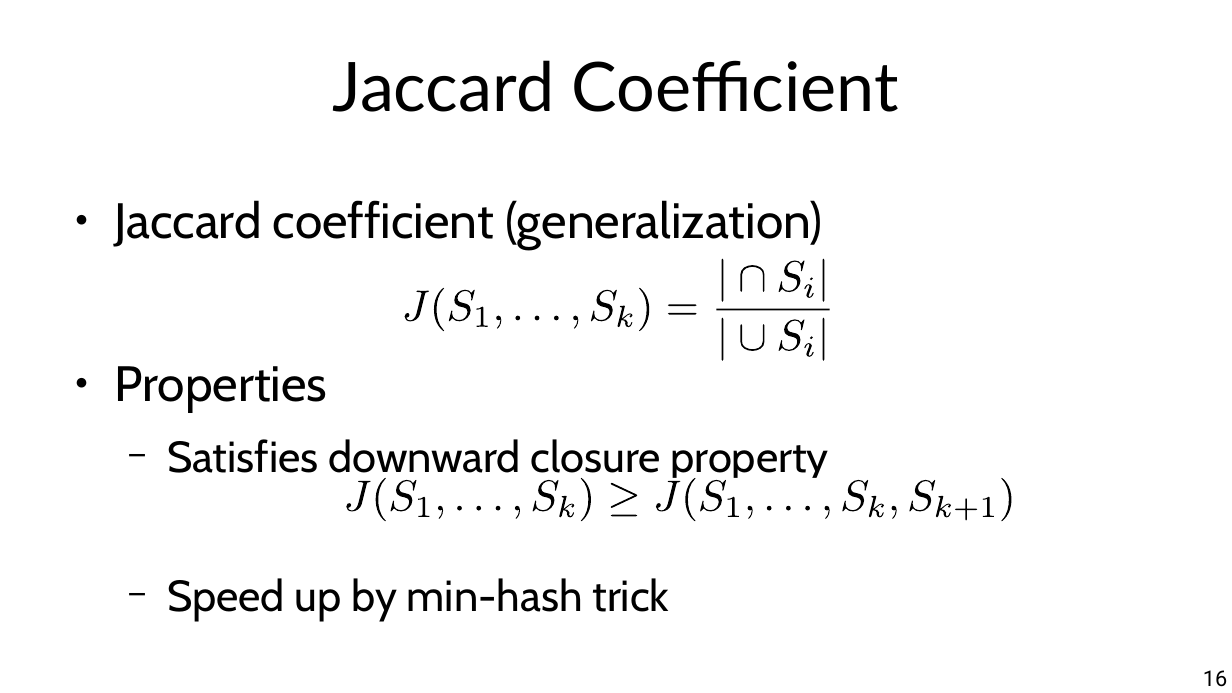
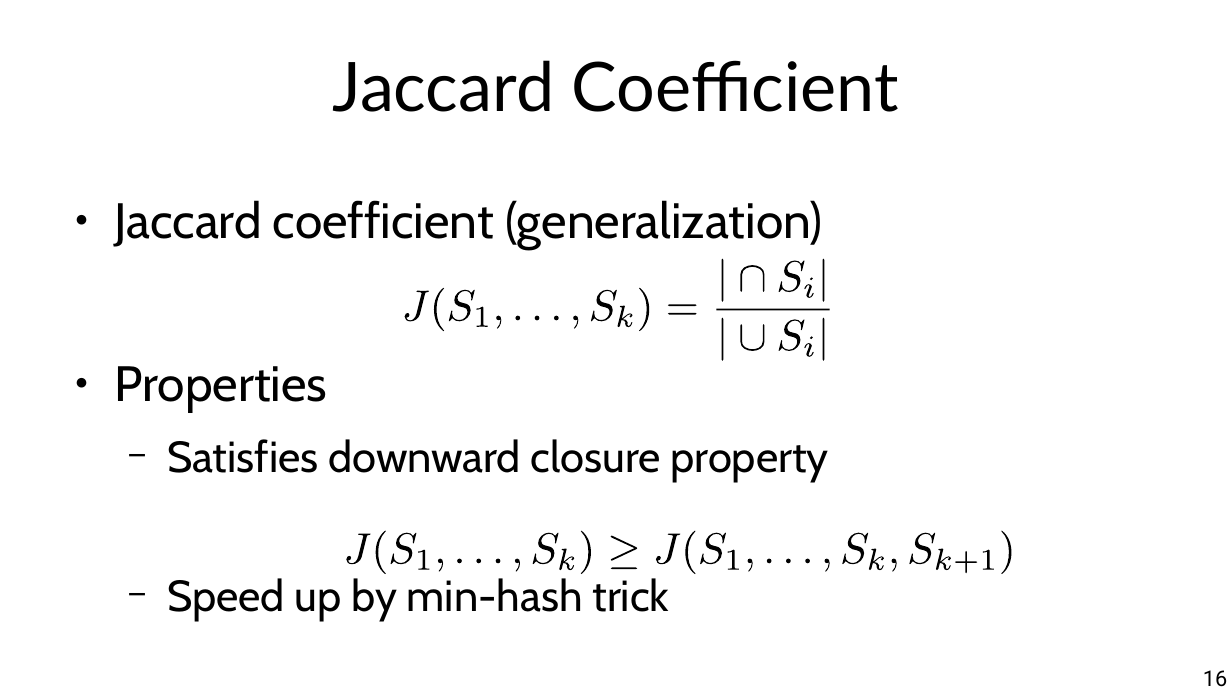
Before and after one commit to marco-calautti/data-mining-course, a slide deck: slide 16 of theory/odp/tt15_extending_association_analysis.odp. Drawn at 1232x693 pixels with LibreOffice and Linux fonts; fonts in the diff are those of the drawing. Boxes give left, top, right and bottom in pixels: in the first picture for what was removed or moved away, otherwise in the second. Text is boxed around its words. In the diff, an @@ line names an element or a change of style, - is before the commit and + after.

```diff
--- a/theory/odp/tt15_extending_association_analysis.odp
+++ b/theory/odp/tt15_extending_association_analysis.odp
@@ 28 freeform shapes moved together from (x1=343, y1=478, x2=1016, y2=522) to (x1=343, y1=531, x2=1016, y2=575) @@
@@ 3 freeform shapes moved together from (x1=347, y1=481, x2=978, y2=521) to (x1=347, y1=533, x2=978, y2=574) @@
```
Also in this commit, not shown: 8 other slides changed, 3 other files.
